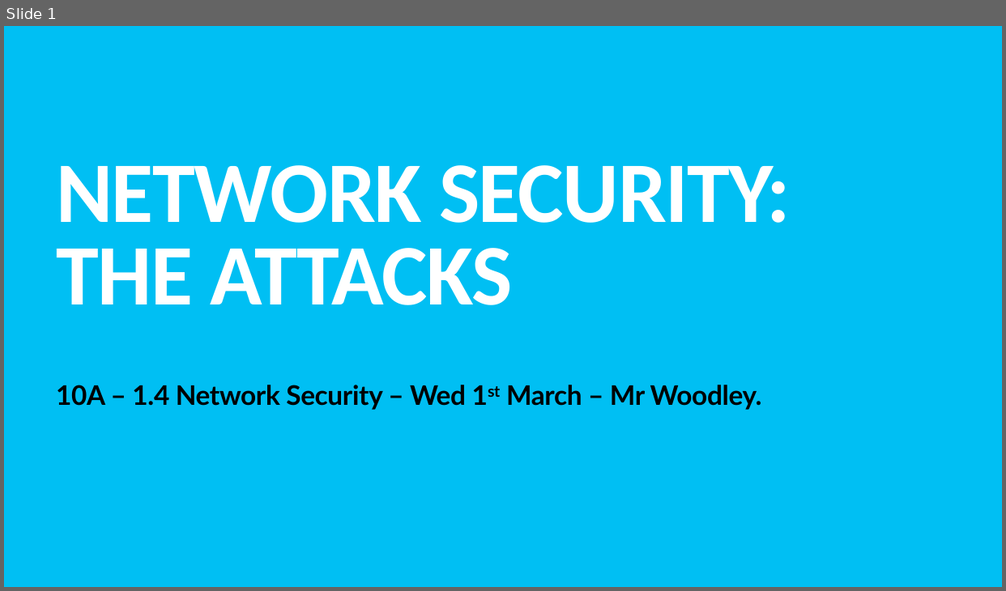
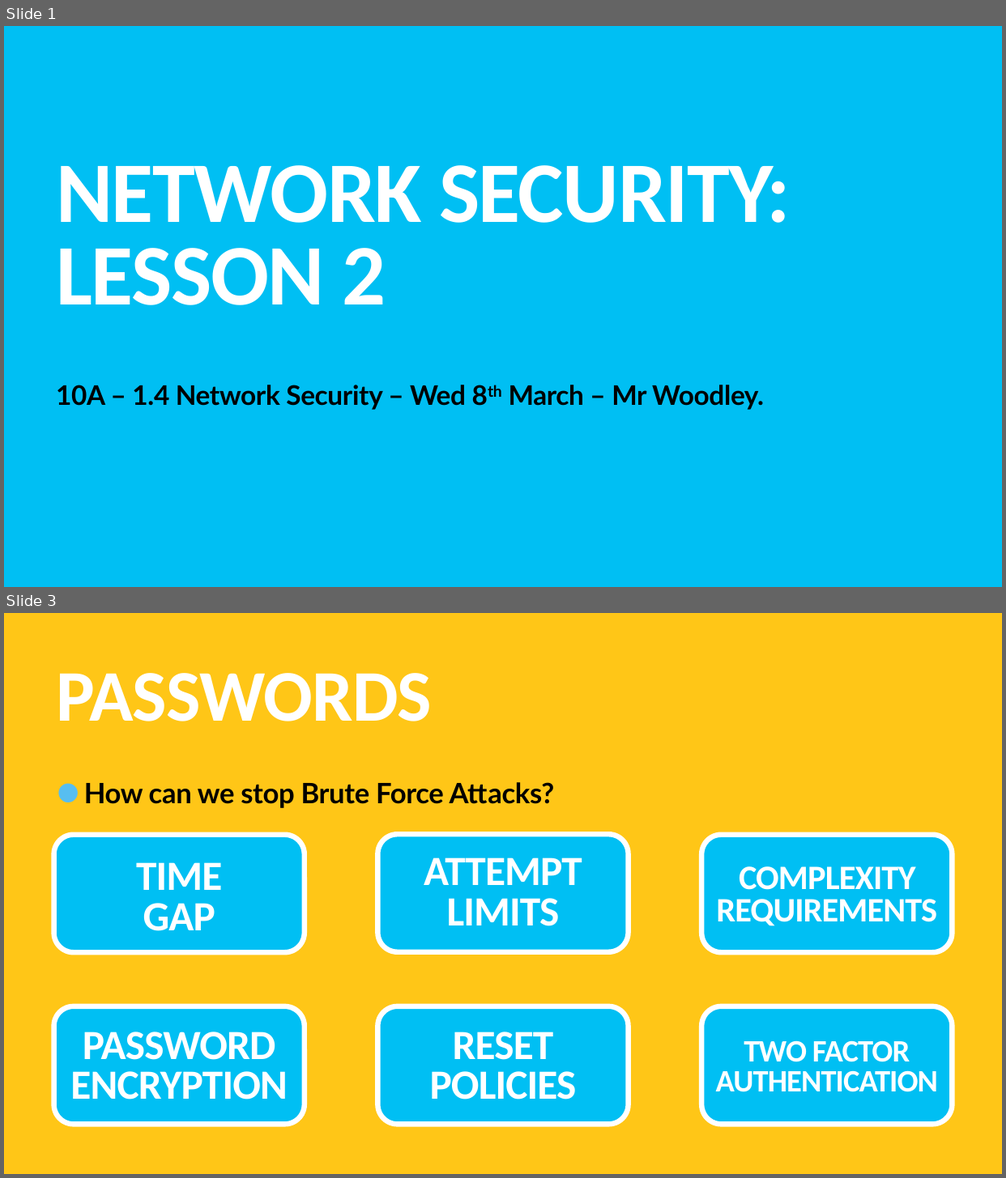
Before and after one commit to TommyWoodley/teaching, a slide deck: Y10/L2/L2.pptx. Shown one above the other, each under a label of ours: slide 1 before the commit, slides 1 and 3 after it; the slides between them are not shown. The pictures are 1006x591 and 1006x1178 pixels, drawn with LibreOffice and Linux fonts; fonts in the diff are those of the drawing. Boxes give left, top, right and bottom in pixels: in the first picture for what was removed or moved away, otherwise in the second. Text is boxed around its words. In the diff, an @@ line names an element or a change of style, - is before the commit and + after.

```diff
--- a/Y10/L2/L2.pptx
+++ b/Y10/L2/L2.pptx
@@ slide 3 added at <box>4,613,1002,1174</box>, background #FFC617 @@
@@ title added at <box>56,673,432,722</box>, 140 pt, text #FFFFFF, bold @@
+PASSWORDS
@@ text added at <box>84,782,555,808</box>, 54 pt, text #000000, bold @@
+• How can we stop Brute Force Attacks?
@@ rounded rectangle added at <box>53,835,304,952</box>, fill #00BFF3, outline #FFFFFF 10 pt @@
@@ rounded rectangle added at <box>377,834,629,952</box>, fill #00BFF3, outline #FFFFFF 10 pt @@
@@ rounded rectangle added at <box>701,835,952,952</box>, fill #00BFF3, outline #FFFFFF 10 pt @@
@@ text added at <box>136,862,222,931</box>, 80 pt, text #FFFFFF, bold @@
+TIME
+GAP
@@ text added at <box>424,858,582,926</box>, 80 pt, text #FFFFFF, bold @@
+ATTEMPT
+LIMITS
@@ text added at <box>716,867,937,926</box>, 66 pt, text #FFFFFF, bold @@
+COMPLEXITY REQUIREMENTS
@@ rounded rectangle added at <box>53,1007,304,1124</box>, fill #00BFF3, outline #FFFFFF 10 pt @@
@@ rounded rectangle added at <box>377,1007,629,1124</box>, fill #00BFF3, outline #FFFFFF 10 pt @@
@@ rounded rectangle added at <box>701,1007,952,1124</box>, fill #00BFF3, outline #FFFFFF 10 pt @@
@@ text added at <box>70,1032,287,1100</box>, 80 pt, text #FFFFFF, bold @@
+PASSWORD
+ENCRYPTION
@@ text added at <box>430,1032,577,1100</box>, 80 pt, text #FFFFFF, bold @@
+RESET
+POLICIES
@@ text added at <box>716,1041,938,1093</box>, 60 pt, text #FFFFFF, bold @@
+TWO FACTOR
+AUTHENTICATION
@@ slide 1 changed as well @@
@@ title at <box>56,165,791,305</box>: text changed @@
-NETWORK SECURITY:
-THE ATTACKS
+NETWORK SECURITY:
+LESSON 2
@@ subtitle at <box>56,385,764,410</box>: text changed @@
-10A – 1.4 Network Security – Wed 1st March – Mr Woodley.
+10A – 1.4 Network Security – Wed 8th March – Mr Woodley.
```
Also in this commit, not shown: 1 other slide changed, 7 other slides added, 9 slides removed, 1 other file.
